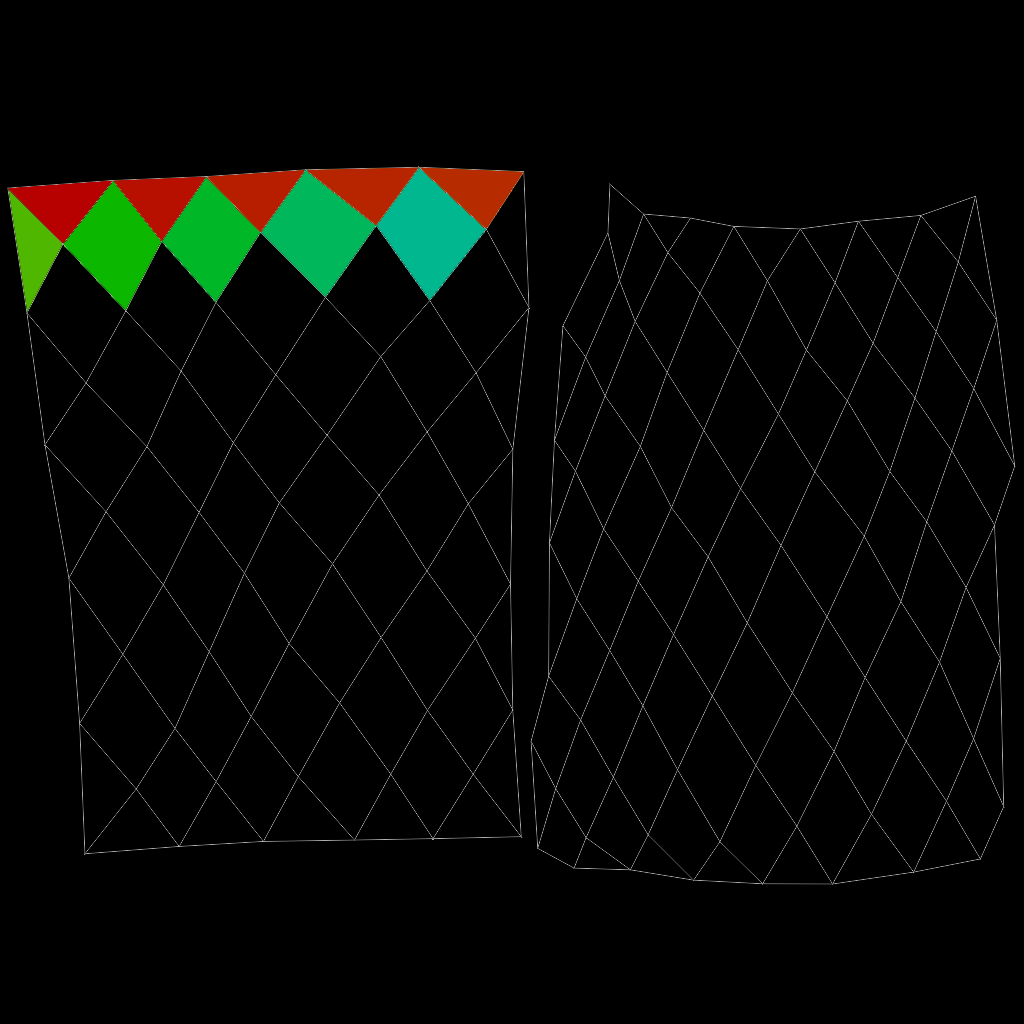
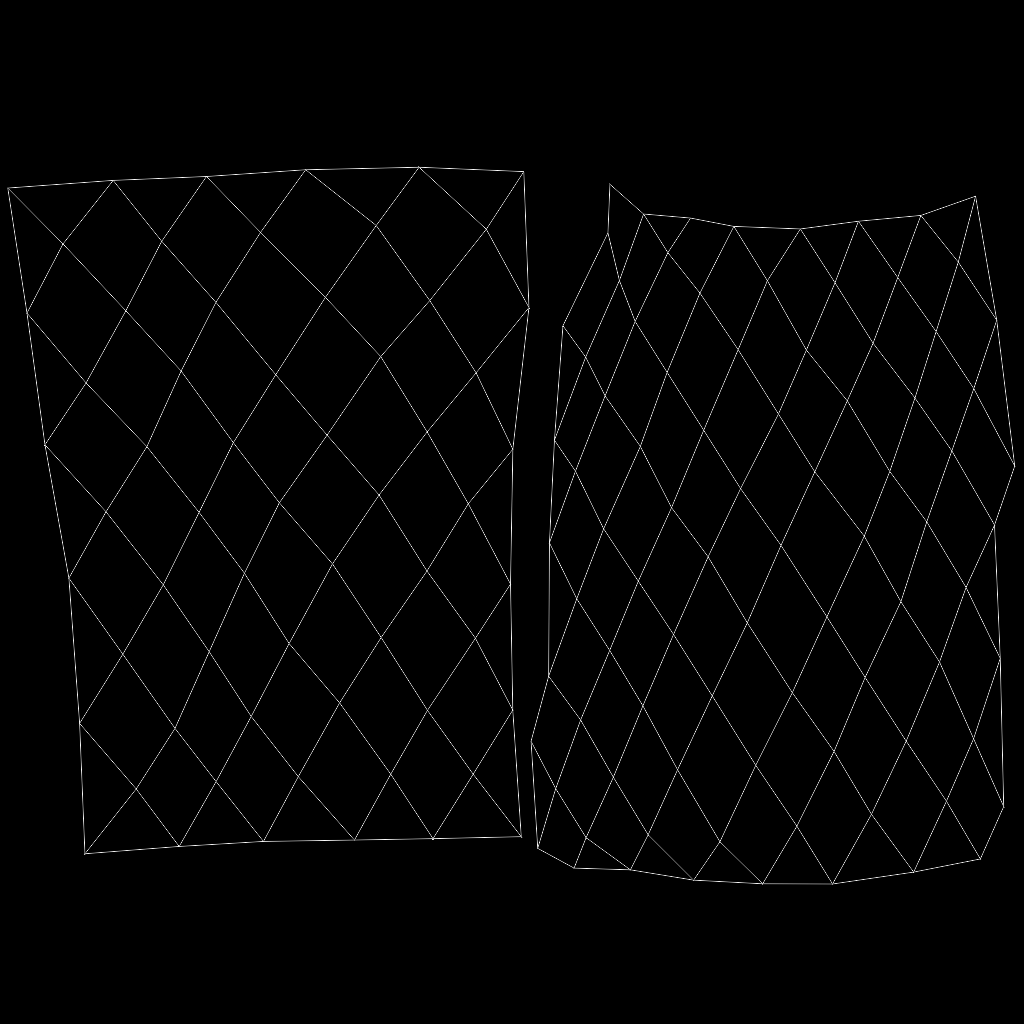
Layer changes from the first 1024×1024 image to the second:
hid "Layer 0 copy 3" over [7, 166, 1016, 885]
showed "Layer 0 copy 2" over [7, 166, 1016, 885]
